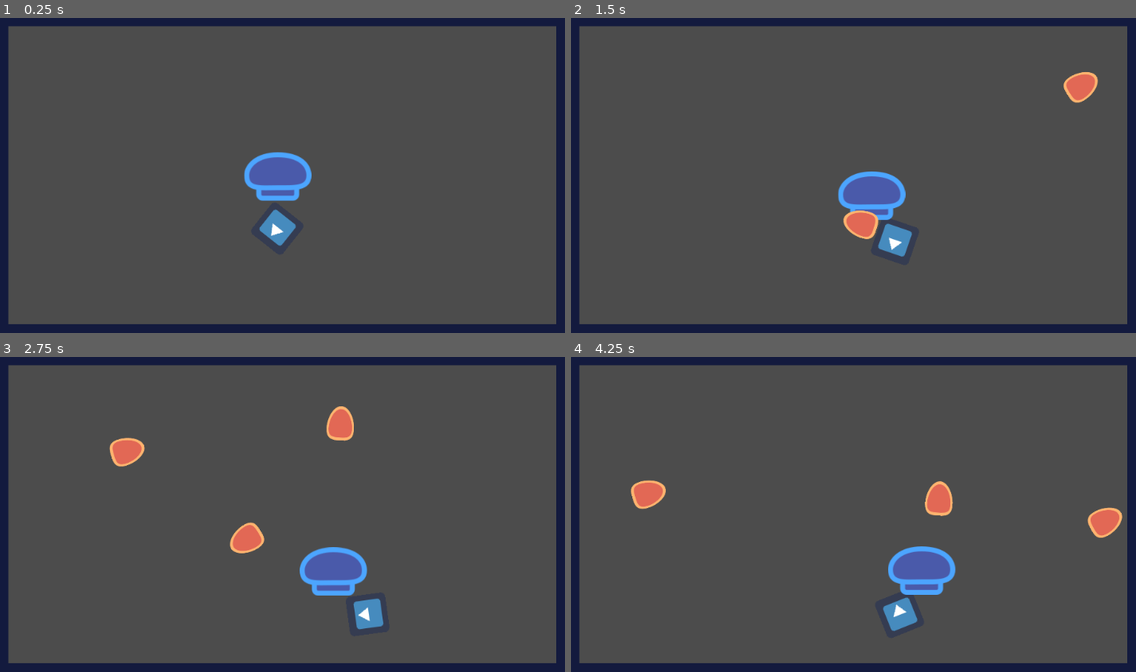
Above: before the commit, frames 1-4 (two rows, left to right).
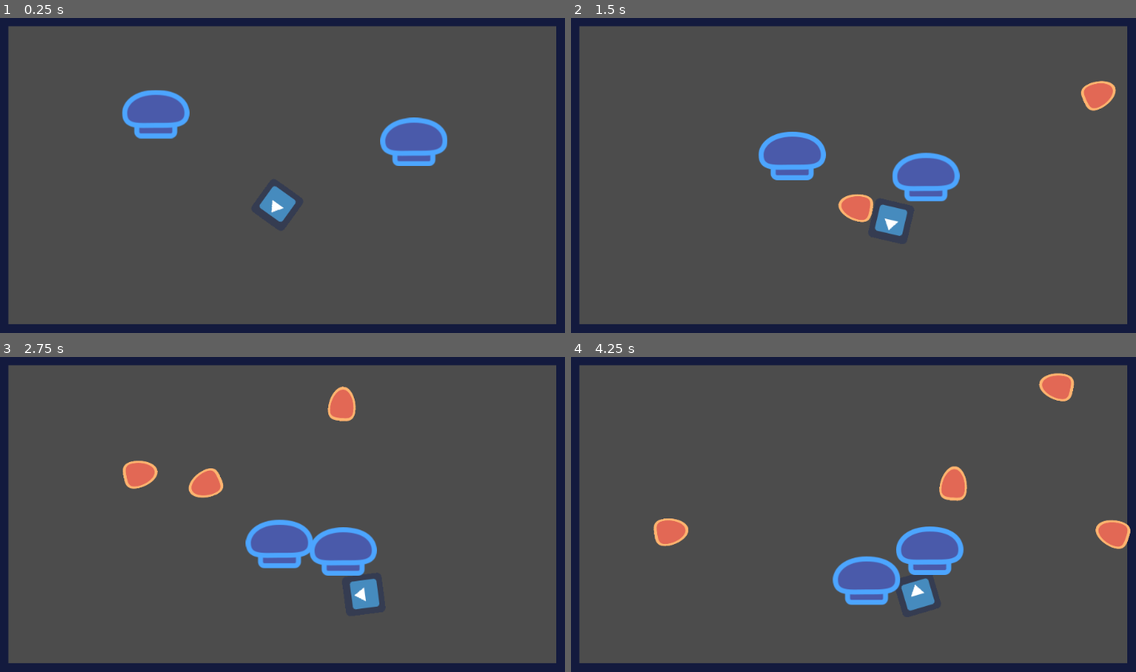
Above: after the commit, the same moments.

Repository: yenyao/GodotJam
Game: Godot game, scene res://src/Levels/FirstScene.tscn
The game is run twice, just before and just after one commit, with the same random seed, the same clock (stepped at 60 frames per second) and the same inputs. The engine's default icon, where the game draws it, is replaced by a stand-in: a white triangle on a blue panel in a dark square.
Inputs (mouse positions are in pixels of both pictures, inside the frame that each line leads up to):
- Up to frame 1 (0.25 s): no input
- Up to frame 2 (1.5 s): move the mouse to (989, 144) at 0.52 s; hold D (move_right) 0.53-1.28 s; click (989, 144) at 0.6 s; move the mouse to (723, 181) at 1.27 s; hold S (move_down) from 1.28 s (still down); click (723, 181) at 1.35 s
- Up to frame 3 (2.75 s): move the mouse to (339, 420) at 2.02 s; release S (move_down) at 2.03 s; hold D (move_right) from 2.03 s (still down); click (339, 420) at 2.1 s
- Up to frame 4 (4.25 s): move the mouse to (813, 577) at 2.77 s; release D (move_right) at 2.78 s; hold W (move_up) 2.78-3.53 s; click (813, 577) at 2.85 s; move the mouse to (1039, 558) at 3.52 s; hold A (move_left) from 3.53 s (still down); click (1039, 558) at 3.6 s

The runs differ from the first frame. In frame 1, 5.1% of the frame differs, in the area x 21-80%, y 22-73%; in frame 2, 6.0%; in frame 3, 6.3%; in frame 4, 6.6%, in the area x 10-100%, y 5-88%.

Commit message:
grouped enemies for proper movement

Diff:
--- a/src/Levels/FirstScene.gd
+++ b/src/Levels/FirstScene.gd
@@ -4,6 +4,7 @@
 	bullet.velocity *= 0.5
 	add_child(bullet)
 func _ready():
-	var Enemy = get_node("Enemy")
+	var Enemies = get_tree().get_nodes_in_group("Enemies")
 	var Player = get_node("Player")
-	Enemy.target = Player
+	for Enemy in Enemies:
+		Enemy.target = Player
--- a/src/Levels/FirstScene.tscn
+++ b/src/Levels/FirstScene.tscn
@@ -19,7 +19,14 @@
 format = 1
 tile_data = PoolIntArray( 0, 0, 0, 1, 0, 0, 2, 0, 0, 3, 0, 0, 4, 0, 0, 5, 0, 0, 6, 0, 0, 7, 0, 0, 8, 0, 0, 9, 0, 0, 10, …(375 unchanged characters)…
 
-[node name="Enemy" parent="." instance=ExtResource( 3 )]
-position = Vector2( 512.944, 342.515 )
+[node name="Enemy2" parent="." groups=[
+"Enemies",
+] instance=ExtResource( 3 )]
+position = Vector2( 754.084, 255.97 )
+
+[node name="Enemy" parent="." groups=[
+"Enemies",
+] instance=ExtResource( 3 )]
+position = Vector2( 296.797, 206.598 )
 
 [connection signal="shoot" from="Player" to="." method="_on_Player_shoot"]
